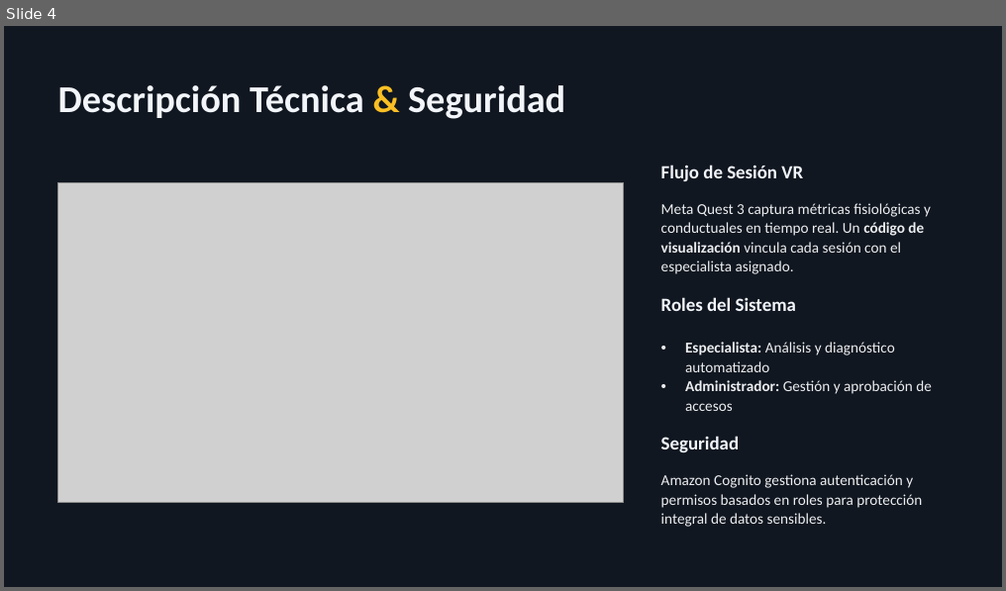
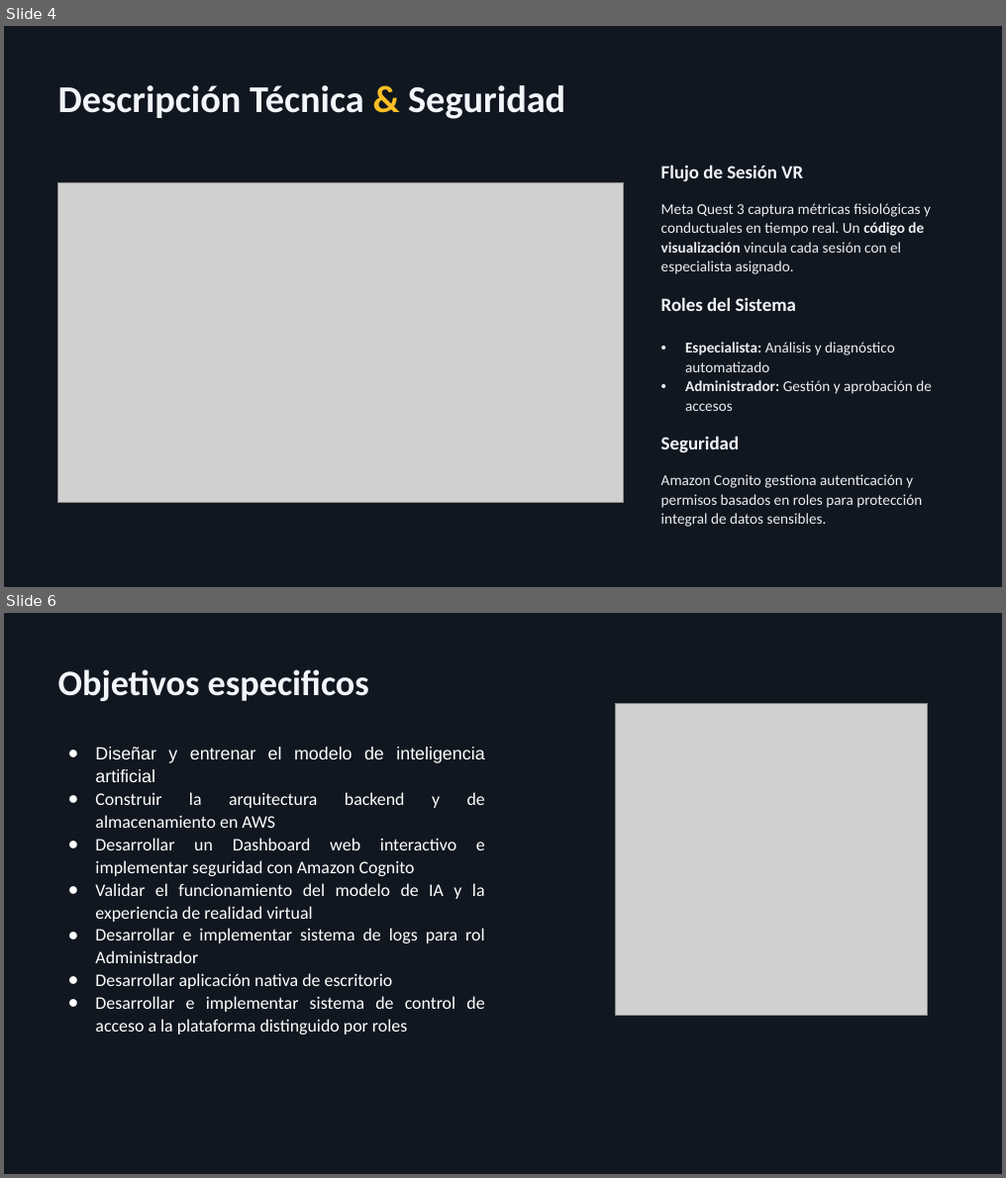
Before and after one commit to PatoGonzalezz/SportMind_VR, a slide deck: Fase 1/Evidencias Grupales/Sportmind presentacion1.pptx. Shown one above the other, each under a label of ours: slide 4 before the commit, slides 4 and 6 after it; the slides between them are not shown. The pictures are 1006x591 and 1006x1178 pixels, drawn with LibreOffice and Linux fonts; fonts in the diff are those of the drawing; grey boxes stand for pictures; background and template pictures are left out; a plain dark background stands for a picture behind light text. Boxes give left, top, right and bottom in pixels: in the first picture for what was removed or moved away, otherwise in the second. Text is boxed around its words. In the diff, an @@ line names an element or a change of style, - is before the commit and + after.

```diff
--- a/Fase 1/Evidencias Grupales/Sportmind presentacion1.pptx
+++ b/Fase 1/Evidencias Grupales/Sportmind presentacion1.pptx
@@ slide 6 added at <box>4,613,1002,1174</box>, background picture (left out); not listed: 1 template element that a slide beside it also shows @@
@@ text added at <box>58,669,369,701</box>, 34.5 pt, text #F2F5FA, bold @@
+Objetivos especificos
@@ picture added at <box>616,703,928,1016</box> @@
@@ text added at <box>95,747,485,1035</box>, 17 pt, text #FFFFFF @@
+● Diseñar y entrenar el modelo de inteligencia artificial
+● Construir la arquitectura backend y de almacenamiento en AWS
+● Desarrollar un Dashboard web interactivo e implementar seguridad con Amazon Cognito
+● Validar el funcionamiento del modelo de IA y la experiencia de realidad virtual
+● Desarrollar e implementar sistema de logs para rol Administrador
+● Desarrollar aplicación nativa de escritorio
+● Desarrollar e implementar sistema de control de acceso a la plataforma distinguido por roles
```
Also in this commit, not shown: 7 slides changed, 3 other slides added, 3 slides removed, 2 other files.
